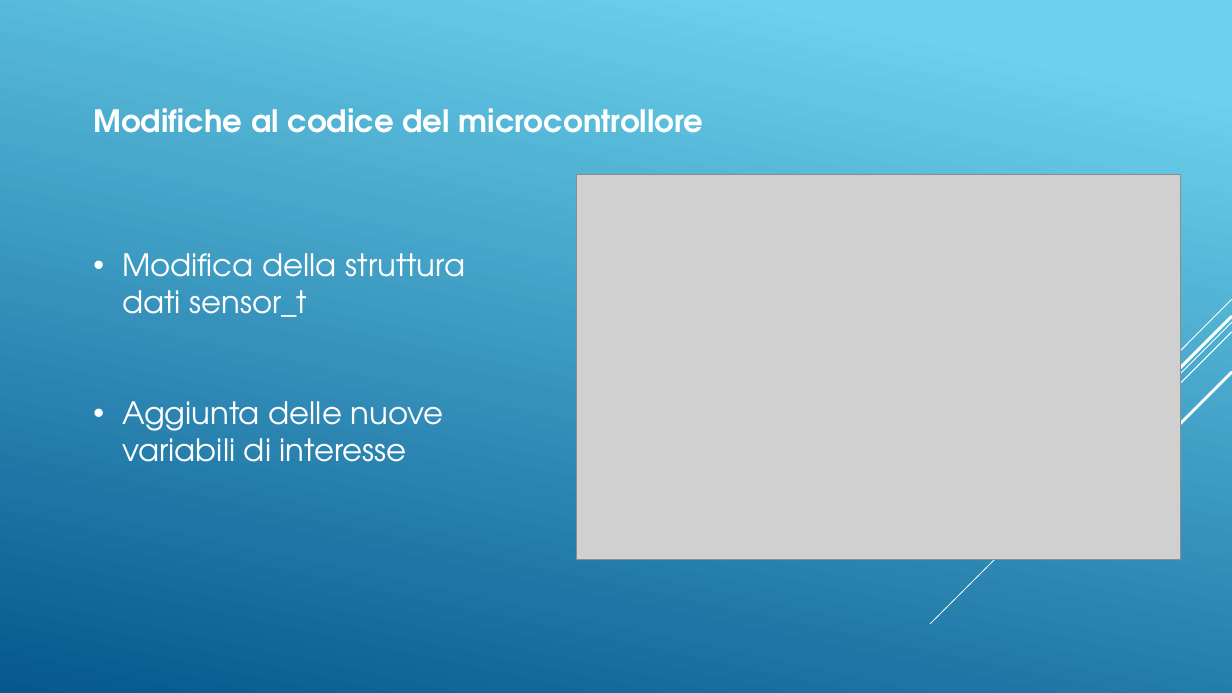
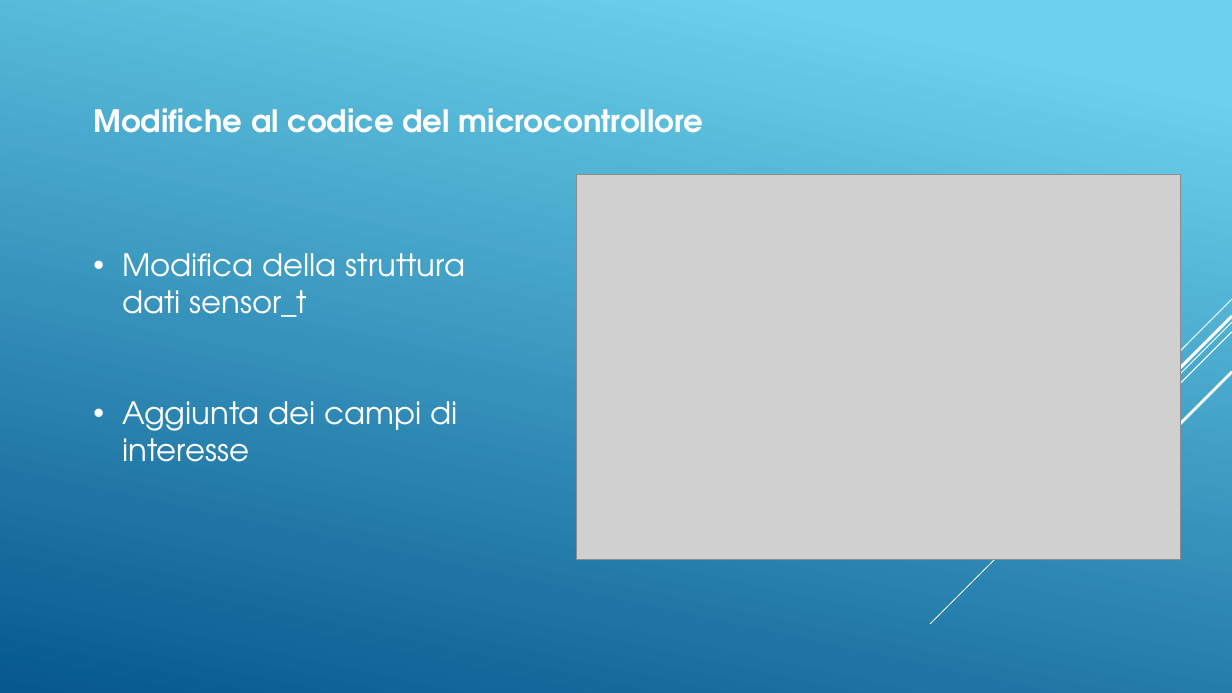
Before and after one commit to DaddaOperator/STM-Micro-Exercises-PLSD-, a slide deck: slide 8 of PresentazioneOfficial.pptx (slide 7 before the commit). Drawn at 1232x693 pixels with LibreOffice and Linux fonts; fonts in the diff are those of the drawing; grey boxes stand for pictures. Boxes give left, top, right and bottom in pixels: in the first picture for what was removed or moved away, otherwise in the second. Text is boxed around its words. In the diff, an @@ line names an element or a change of style, - is before the commit and + after.

```diff
--- a/PresentazioneOfficial.pptx
+++ b/PresentazioneOfficial.pptx
@@ text at [122,401,457,462]: text changed @@
-• Aggiunta delle nuove variabili di interesse
+• Aggiunta dei campi di interesse
```
Also in this commit, not shown: 3 other slides changed.
